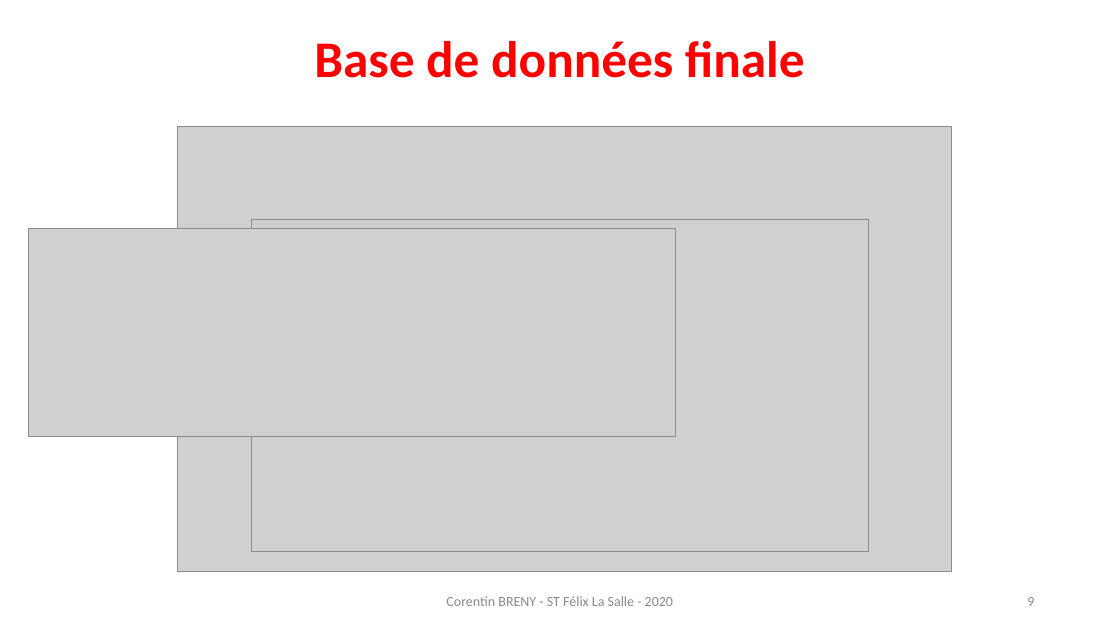
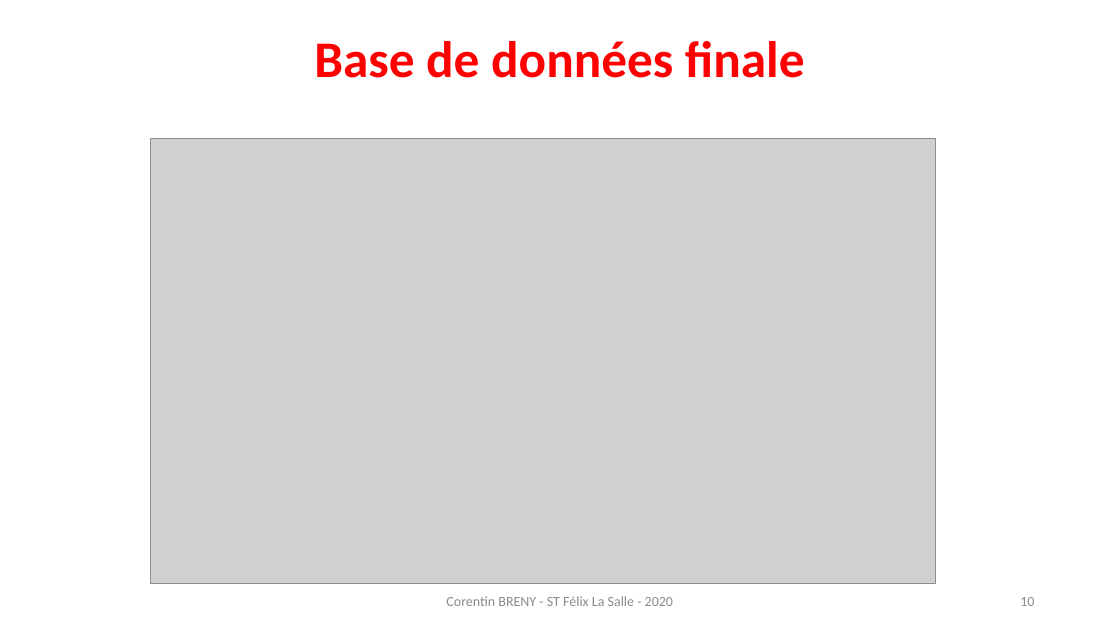
Before and after one commit to corentin-breny/Systeme_Escape_Game_13emePorte, a slide deck: slide 10 of Etudiants/Corentin/Revues de projet/Visio finale.pptx (slide 9 before the commit). Drawn at 1120x630 pixels with LibreOffice and Linux fonts; fonts in the diff are those of the drawing; grey boxes stand for pictures; background and template pictures are left out. Boxes give left, top, right and bottom in pixels: in the first picture for what was removed or moved away, otherwise in the second. Text is boxed around its words. In the diff, an @@ line names an element or a change of style, - is before the commit and + after.

Commit message:
up visio finale

```diff
--- a/Etudiants/Corentin/Revues de projet/Visio finale.pptx
+++ b/Etudiants/Corentin/Revues de projet/Visio finale.pptx
@@ picture: place and size @@
-picture at <box>178,126,952,571</box>
+picture at <box>150,139,924,584</box>
@@ picture: place and size @@
-picture at <box>252,219,869,551</box>
+picture at <box>150,139,935,584</box>
@@ picture removed at <box>29,229,676,437</box> @@
@@ page number at <box>1020,597,1034,606</box>: text changed @@
-9
+10
```
Also in this commit, not shown: 7 other slides changed, 1 slide added, 1 other file.
